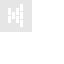
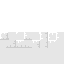
Layer changes from the first 64x64 image to the second:
renamed "Layer 4 copy" to "bricks", hid it, painted on it over [4, 4, 27, 23]
renamed "Layer 4" to "upbricks", hid it, painted on it over [8, 4, 23, 27]
hid "Layer 3" over [0, 0, 32, 32]
showed "Layer 1", painted on it over [0, 32, 64, 64]
showed "voidsolidbg" over [0, 32, 64, 64]
